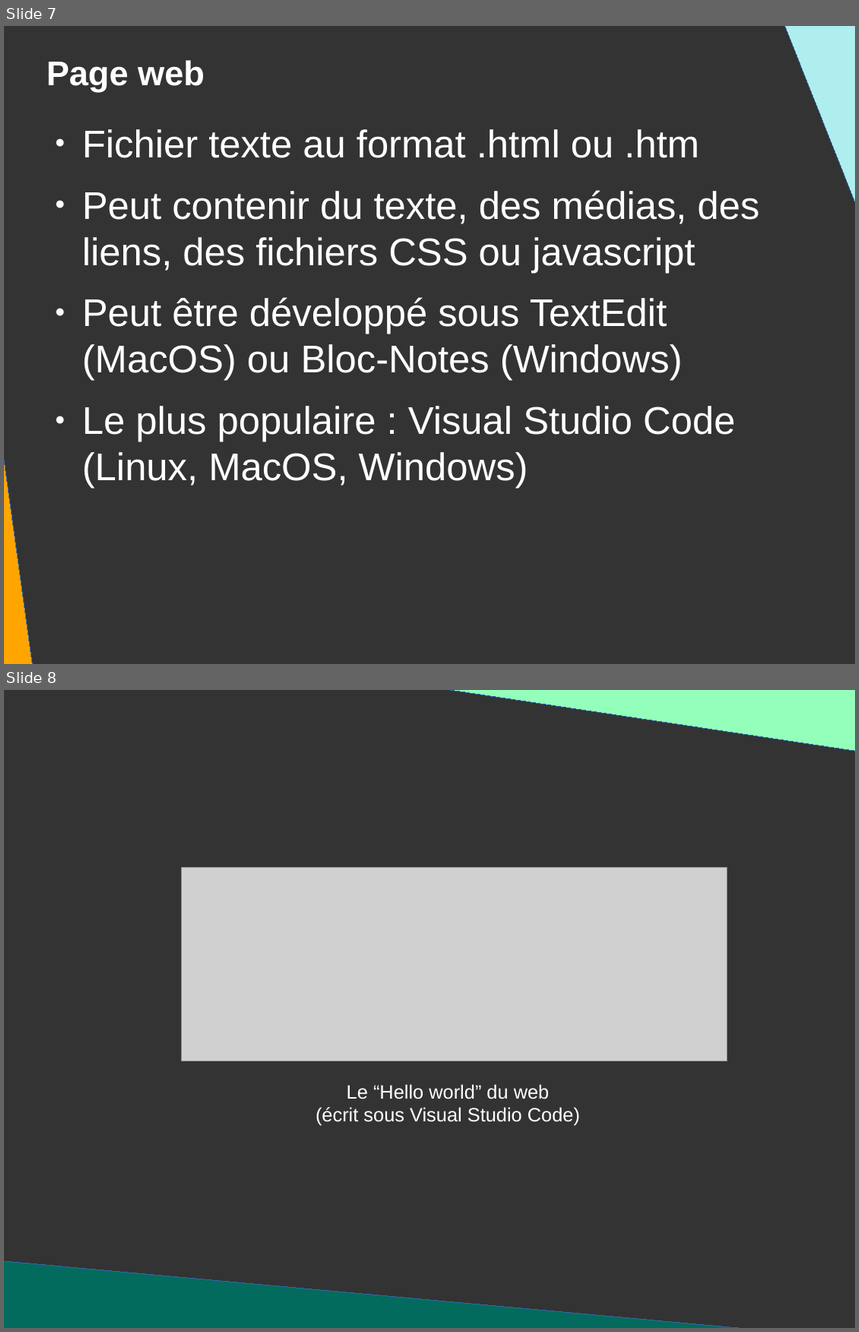
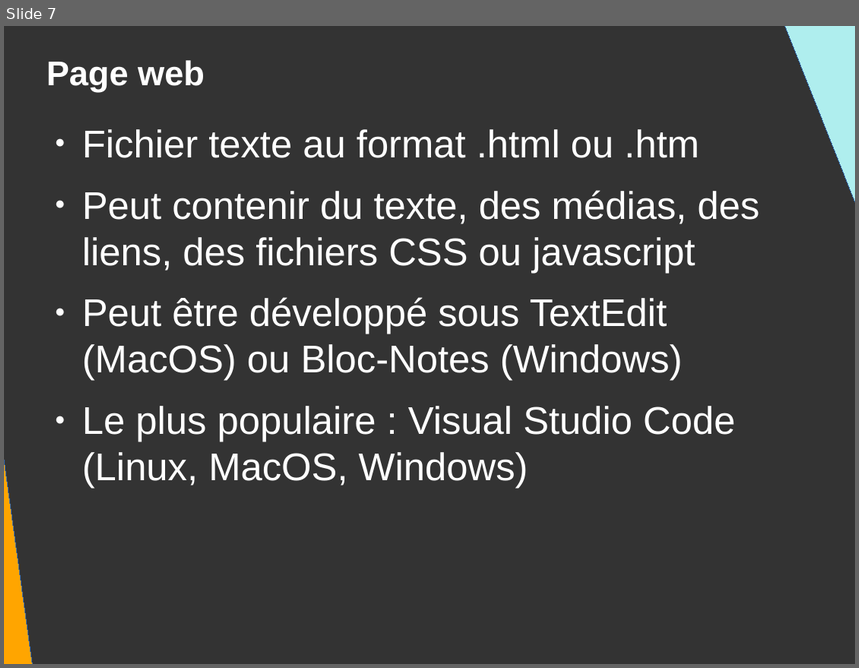
Before and after one commit to DanYellow/presentations, a slide deck: mmi/html/presentation.odp. Shown one above the other, each under a label of ours: slides 7 and 8 before the commit, slide 7 after it. The pictures are 859x1332 and 859x668 pixels, drawn with LibreOffice and Linux fonts; fonts in the diff are those of the drawing; grey boxes stand for pictures. Boxes give left, top, right and bottom in pixels: in the first picture for what was removed or moved away, otherwise in the second. Text is boxed around its words. In the diff, an @@ line names an element or a change of style, - is before the commit and + after.

```diff
--- a/mmi/html/presentation.odp
+++ b/mmi/html/presentation.odp
@@ slide 8 removed at <box>4,690,855,1328</box>, background #333333 @@
@@ right triangle removed at <box>420,690,855,752</box> @@
@@ picture removed at <box>182,868,727,1062</box> @@
@@ text removed at <box>316,1084,580,1126</box> @@
-Le “Hello world” du web
-(écrit sous Visual Studio Code)
@@ right triangle removed at <box>4,1262,800,1328</box> @@
```
Also in this commit, not shown: 5 slides changed, 9 slides added, 1 other slide removed, 5 other files.
